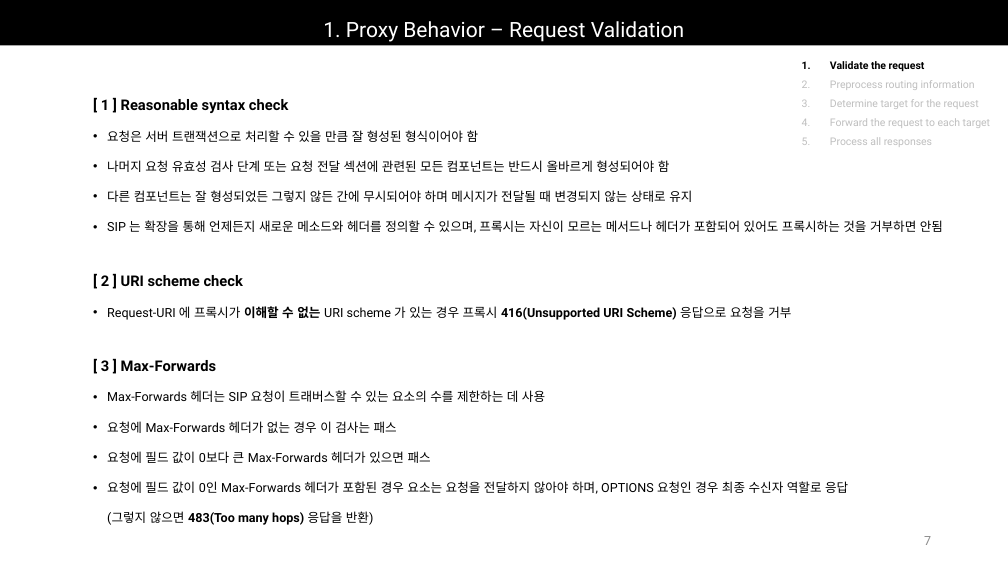
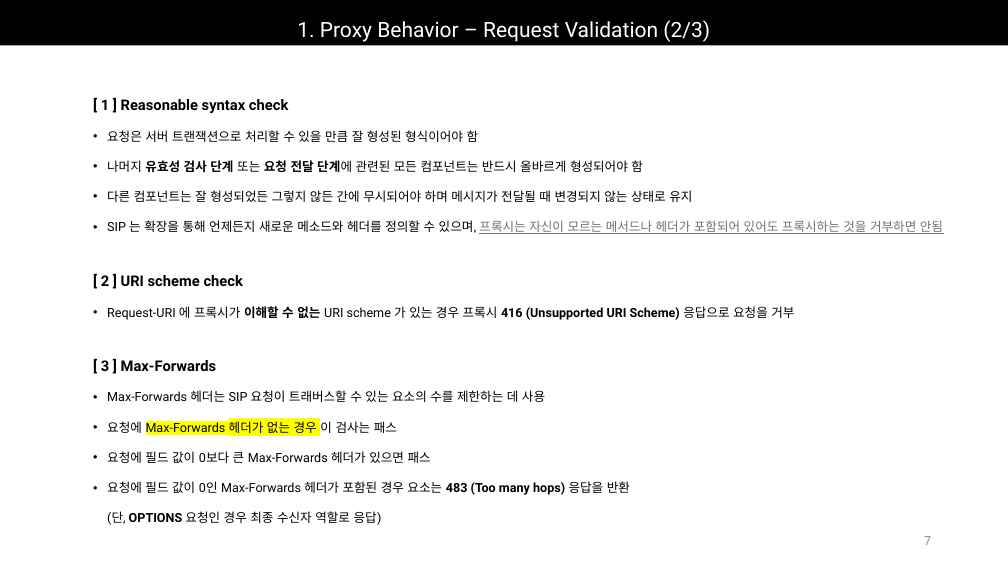
Before and after one commit to Epsilonely/SIP-Survey, a slide deck: slide 7 of 세미나 3차.pptx. Drawn at 1008x567 pixels with LibreOffice and Linux fonts; fonts in the diff are those of the drawing. Boxes give left, top, right and bottom in pixels: in the first picture for what was removed or moved away, otherwise in the second. Text is boxed around its words. In the diff, an @@ line names an element or a change of style, - is before the commit and + after.

```diff
--- a/세미나 3차.pptx
+++ b/세미나 3차.pptx
@@ title at bbox=[297, 20, 710, 42]: text changed @@
-1. Proxy Behavior – Request Validation
+1. Proxy Behavior – Request Validation (2/3)
@@ text removed at bbox=[830, 61, 990, 147] @@
-1. Validate the request
-2. Preprocess routing information
-3. Determine target for the request
-4. Forward the request to each target
-5. Process all responses
@@ text at bbox=[107, 160, 643, 172]: text changed @@
-• 나머지 요청 유효성 검사 단계 또는 요청 전달 섹션에 관련된 모든 컴포넌트는 반드시 올바르게 형성되어야 함
+• 나머지 유효성 검사 단계 또는 요청 전달 단계에 관련된 모든 컴포넌트는 반드시 올바르게 형성되어야 함
@@ text at bbox=[107, 220, 943, 234]: text colour #000000 to #767171, underline on in "프록시는 자신이 모르는 메서드나 헤더가 포함되어 있어도 ..." @@
@@ text at bbox=[107, 306, 794, 320]: spaces changed @@
-• Request-URI 에 프록시가 이해할 수 없는 URI scheme 가 있는 경우 프록시 416(Unsupported URI Scheme) 응답으로 요청을 거부
+• Request-URI 에 프록시가 이해할 수 없는 URI scheme 가 있는 경우 프록시 416 (Unsupported URI Scheme) 응답으로 요청을 거부
@@ text at bbox=[107, 420, 397, 436]: highlight none to #FFFF00 in "Max-Forwards 헤더가 없는 경우" @@
@@ text at bbox=[107, 481, 630, 525]: text changed @@
-• 요청에 필드 값이 0인 Max-Forwards 헤더가 포함된 경우 요소는 요청을 전달하지 않아야 하며, OPTIONS 요청인 경우 최종 수신자 역할로 응답
-  (그렇지 않으면 483(Too many hops) 응답을 반환)
+• 요청에 필드 값이 0인 Max-Forwards 헤더가 포함된 경우 요소는 483 (Too many hops) 응답을 반환
+  (단, OPTIONS 요청인 경우 최종 수신자 역할로 응답)
```
Also in this commit, not shown: 8 other slides changed, 2 slides added, 1 other file.
